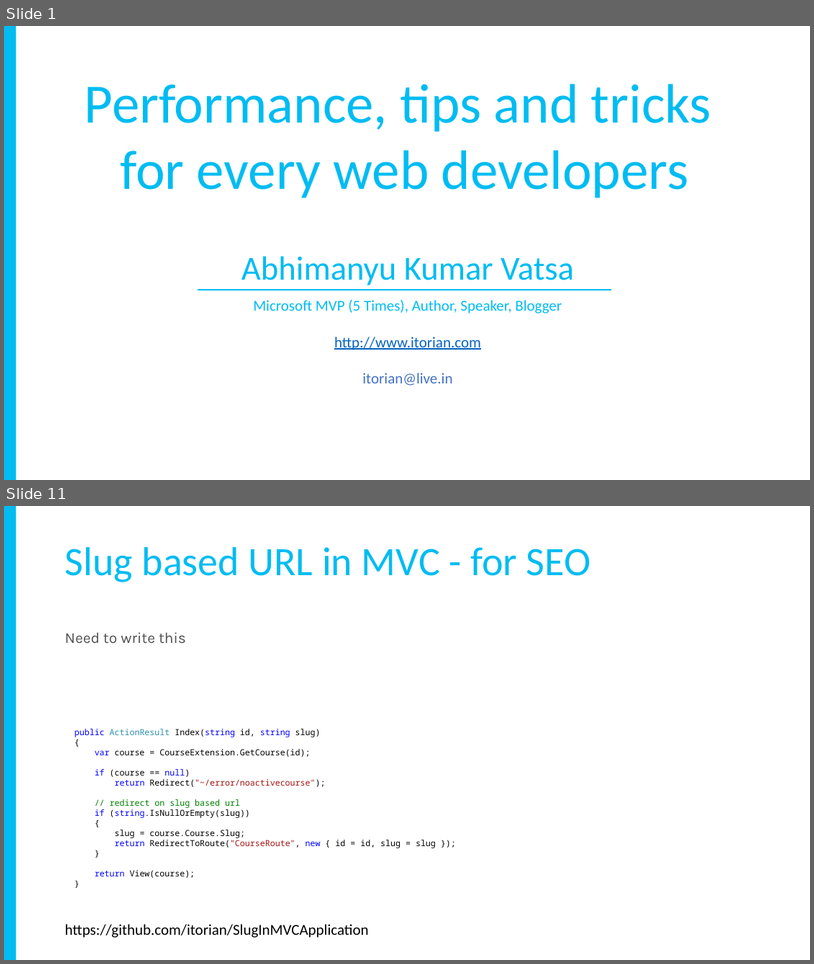
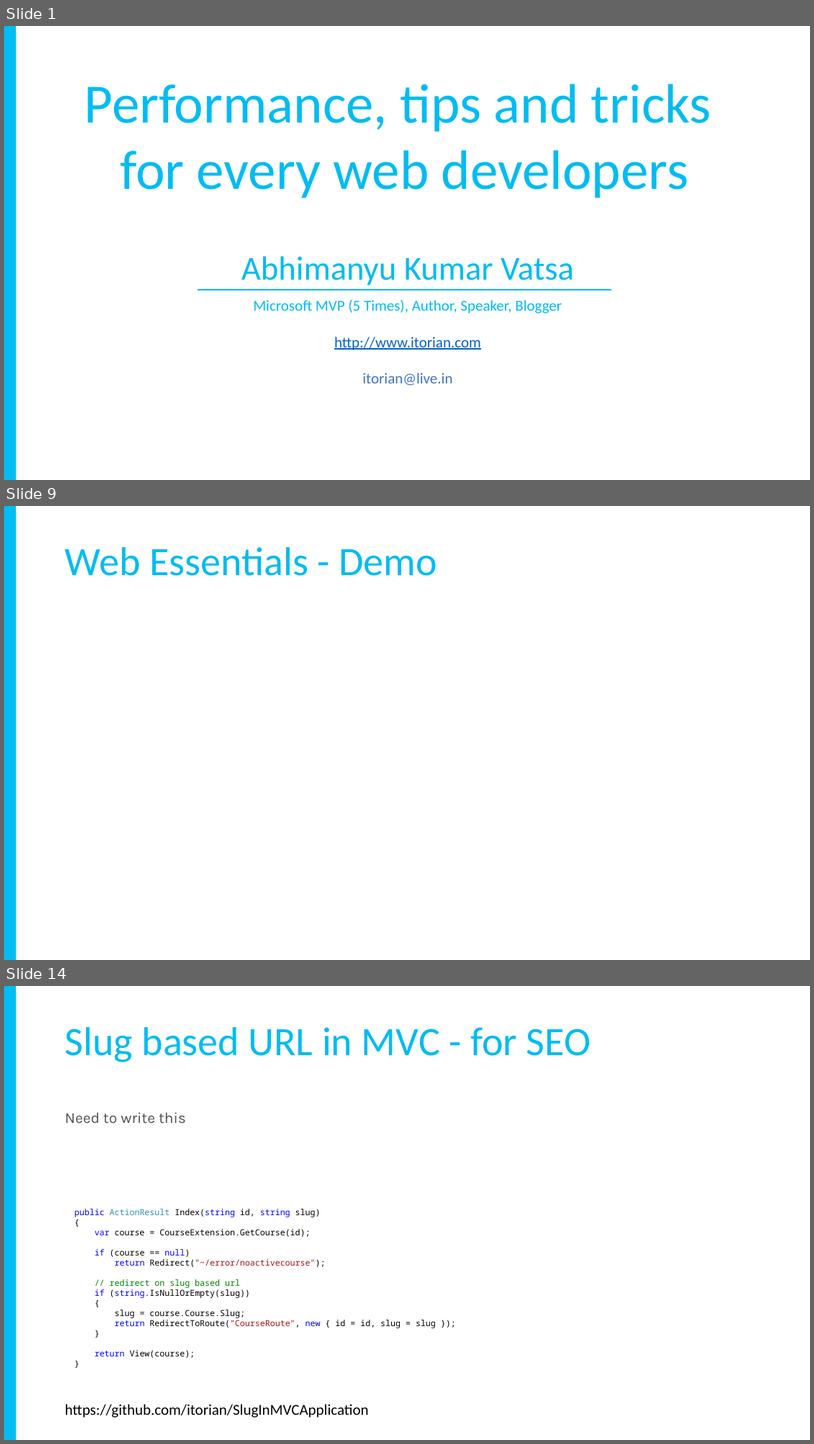
Before and after one commit to yadavavijay/tips-tricks, a slide deck: EmptyProject/Slides.pptx. Shown one above the other, each under a label of ours: slides 1 and 11 before the commit, slides 1, 9 and 14 after it; the slides between them are not shown. The pictures are 814x964 and 814x1444 pixels, drawn with LibreOffice and Linux fonts; fonts in the diff are those of the drawing. Boxes give left, top, right and bottom in pixels: in the first picture for what was removed or moved away, otherwise in the second. Text is boxed around its words. In the diff, an @@ line names an element or a change of style, - is before the commit and + after.

```diff
--- a/EmptyProject/Slides.pptx
+++ b/EmptyProject/Slides.pptx
@@ slide 9 added at [4, 506, 810, 960], background #FFFFFF @@
@@ rectangle added at [4, 506, 16, 960], fill #00BCF2 @@
@@ text added at [65, 547, 437, 576], 48 pt, text #00BCF2 @@
+Web Essentials - Demo
@@ what was slide 11 is now slide 14 @@
```
Also in this commit, not shown: 8 slides changed, 3 other slides added, 1 slide removed.
